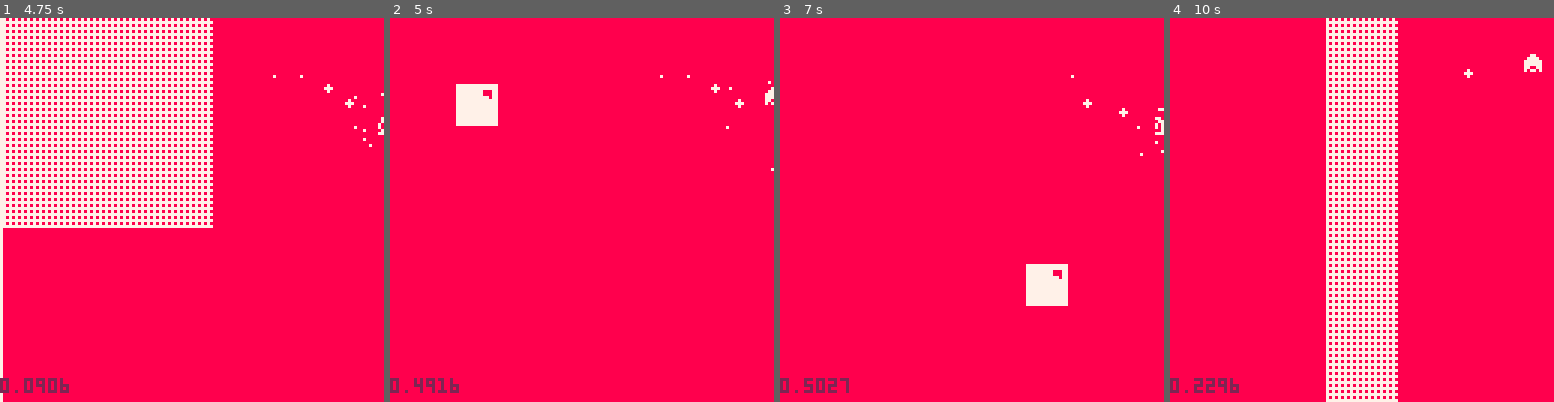
Above: before the commit, frames 1-4 (left to right).
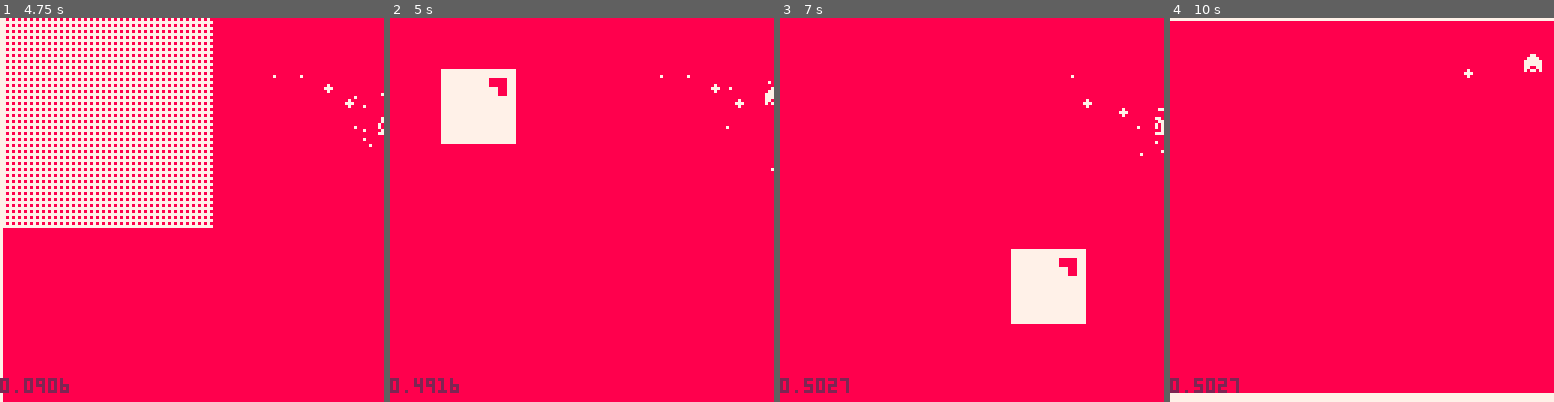
Above: after the commit, the same moments.

Repository: eguneys/pico8-jam
Game: PICO-8 cartridge arythmia.p8
Same seed, same stepped clock (60 frames per second), same inputs: the game is played once before the commit and once after it.
Inputs:
- Up to frame 1 (4.75 s): tap X (X key) at 0.33, 1.07, 1.85, 2.97, 4.08 s; hold Right 1.6-2.1 s; hold Up 2.15-2.42 s; hold Right 2.47-3.03 s; hold Left 3.08-3.58 s; hold Down 3.63-3.97 s; hold Right 4.02-4.68 s; hold Up from 4.73 s (still down)
- Up to frame 2 (5 s): keep holding Up
- Up to frame 3 (7 s): release Up at 5.03 s; hold Left 5.08-5.68 s; tap X (X key) at 5.2, 6.32 s; hold Down 5.73-6.03 s; hold Right 6.08-6.58 s; hold Right from 6.63 s (still down)
- Up to frame 4 (10 s): release Right at 7.13 s; hold Up 7.18-7.45 s; tap X (X key) at 7.43, 8.55, 9.67 s; hold Right 7.5-8.07 s; hold Left 8.12-8.62 s; hold Down 8.67-9 s; hold Right 9.05-9.72 s; hold Up from 9.77 s (still down)

Frame 1 is identical in both runs. In frame 2, 2.5% of the frame differs, in the area x 13-33%, y 13-33%; in frame 3, 2.5%; in frame 4, 16%, in the area x 0-100%, y 0-100%.

Commit message:
ease outquad

Diff:
--- a/arythmia.p8
+++ b/arythmia.p8
@@ -79,6 +79,32 @@
          end
       end
    end
+end
+
+function edgeh_prefab(st, y)
+   local frames = {
+      init_keyframe(m_pos, 0, 120,
+                    {64, y}, {64, y}),
+      init_keyframe(m_scale, 0,60,
+                    {16,-1}, {16,8}),
+      init_keyframe(m_scale, 90,30,
+                    {16,8}, {16,-1})
+   }
+
+   init_object(st, 9, frames)
+end
+
+function edgev_prefab(st, x)
+   local frames = {
+      init_keyframe(m_pos, 0, 120,
+                    {x, 64}, {x, 64}),
+      init_keyframe(m_scale, 0,60,
+                    {-1, 16}, {8, 16}),
+      init_keyframe(m_scale, 90,30,
+                    {8,16}, {-1,16})
+   }
+
+   init_object(st, 9, frames)
 end
 
 function bomb_prefab(st, si, x, y)
@@ -160,19 +186,16 @@
 end
 
 function laserh_frames(y)
-   local res = {}
-
-   append
-   (res, {
-       init_keyframe(m_pos, 0, 120,
-                     {64,y}, {64,y}),
-       init_keyframe(m_scale, 0,10,
-                     {16,-1}, {16, 2}),
-       init_keyframe(m_sfx, 0, 4,
-                     {6,0},{6,2}),
-       init_keyframe(m_scale, 15,10,
-                     {16,2}, {16, -1})
-   })
+   local res = {
+      init_keyframe(m_pos, 0, 120,
+                    {64,y}, {64,y}),
+      init_keyframe(m_scale, 0,10,
+                    {16,-1}, {16, 2}),
+      init_keyframe(m_sfx, 0, 4,
+                    {6,0},{6,2}),
+      init_keyframe(m_scale, 15,10,
+                    {16,2}, {16, -1})
+   }
    return res
 end
 
@@ -339,6 +362,8 @@
    key.t += 1
    local itime = key.t / key.tl
 
+   itime = ease_outquad(itime)
+
    key.value[1] = lerp(key.evalue[1], key.svalue[1], itime)
    key.value[2] = lerp(key.evalue[2], key.svalue[2], itime)
 end
@@ -673,6 +698,8 @@
 e_bulletd = 5
 e_bomb = 6
 e_bigscale=7
+e_edgeh=8
+e_edgev=9
 
 level1 = {
    bpm=60,
@@ -680,8 +707,10 @@
       0,0,
       7,5,30,30,0,
       7,5,90,90,0,0,
+      8,0,8,128,0,
+      9,0,9,128,0,
       2,9,60,0,
-      1,9,80,7,5,30,90,7,5,90,30,0,
+      7,5,30,90,7,5,90,30,0,
       1,9,90,2,9,60,2,9,60,0,6,53,60,60,0,
       2,9,30,2,9,120,0,6,41,60,60,0,
       1,9,30,0,0,
@@ -740,6 +769,12 @@
                          level.oss[i+3])
 
          i += 4
+      elseif os == e_edgeh then
+         edgeh_prefab(t, level.oss[i+1])
+         i+= 2
+      elseif os == e_edgev then
+         edgev_prefab(t, level.oss[i+1])
+         i+= 2
       else
          i = throw
       end
Not shown, changed: Arythmia.md
